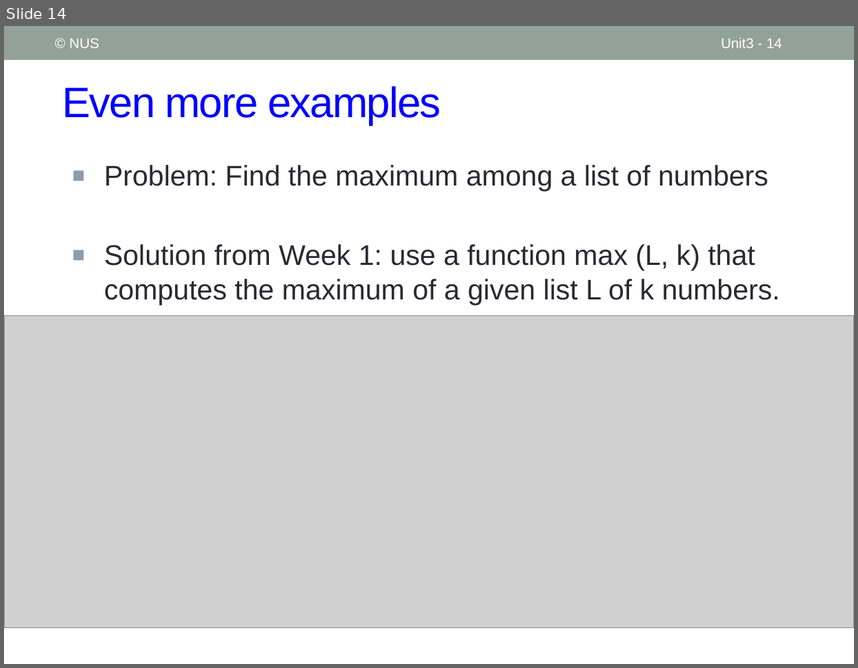
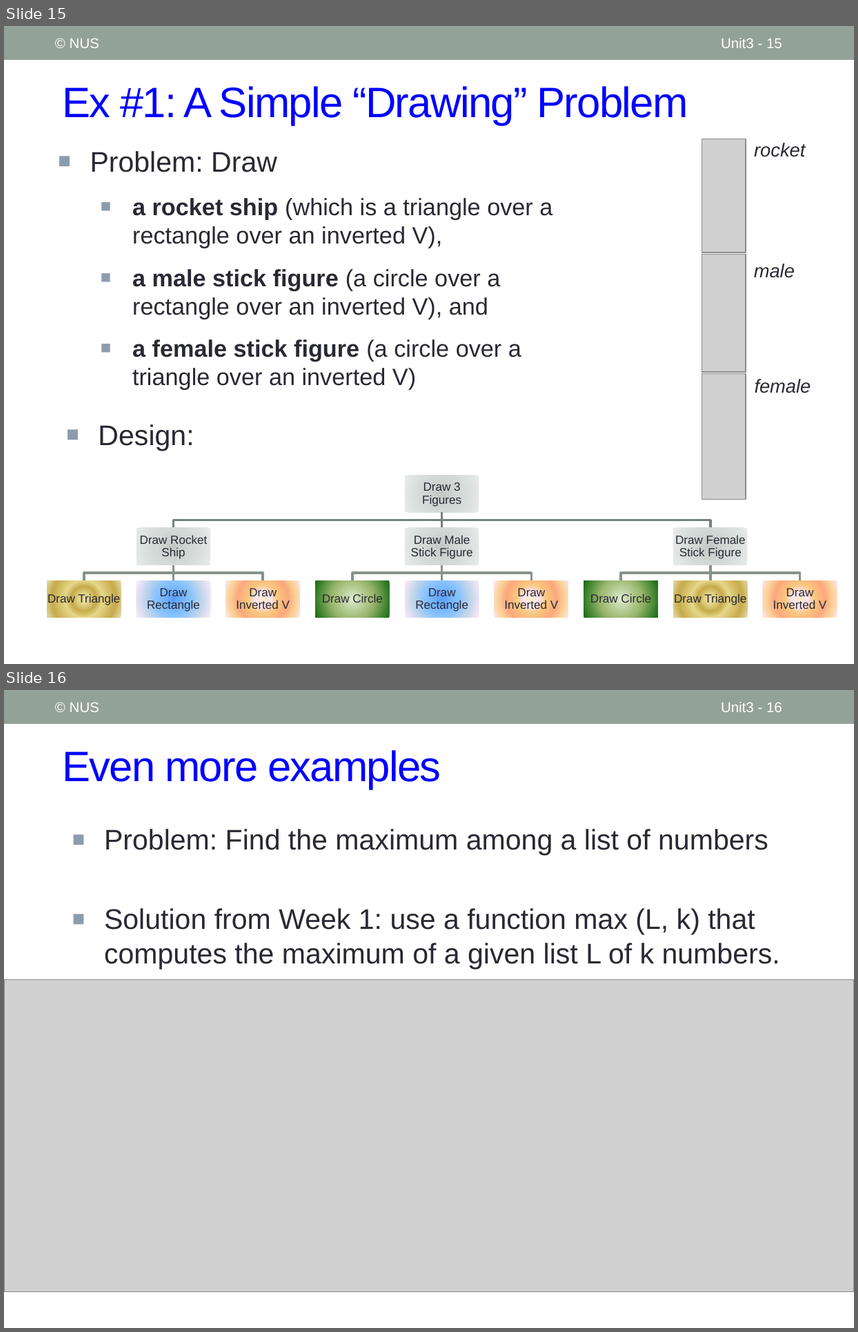
Before and after one commit to nus-cs1010-2021-s2/website, a slide deck: slides/Unit3_Functions.pptx. Shown one above the other, each under a label of ours: slide 14 before the commit, slides 15 and 16 after it. The pictures are 858x668 and 858x1332 pixels, drawn with LibreOffice and Linux fonts; fonts in the diff are those of the drawing; grey boxes stand for pictures. Boxes give left, top, right and bottom in pixels: in the first picture for what was removed or moved away, otherwise in the second. Text is boxed around its words. In the diff, an @@ line names an element or a change of style, - is before the commit and + after.

```diff
--- a/slides/Unit3_Functions.pptx
+++ b/slides/Unit3_Functions.pptx
@@ slide 15 added at box(4, 26, 854, 664), background #FFFFFF; not listed: 1 template element that a slide beside it also shows @@
@@ text added at box(70, 38, 99, 48), 12 pt, text #FFFFFF @@
+© NUS
@@ page number added at box(721, 38, 782, 48), 12 pt, text #FFFFFF @@
+Unit3 - 15
@@ title added at box(62, 86, 688, 125), 36 pt, text #0000FF @@
+Ex #1: A Simple “Drawing” Problem
@@ text added at box(90, 151, 553, 390), 20 pt, text #292934 @@
+■ Problem: Draw
+  ■ a rocket ship (which is a triangle over a rectangle over an inverted V),
+  ■ a male stick figure (a circle over a rectangle over an inverted V), and
+  ■ a female stick figure (a circle over a triangle over an inverted V)
@@ group added at box(702, 139, 811, 499): 3 pictures, 3 texts @@
+rocket
+male
+female
@@ text added at box(98, 424, 194, 450), 24 pt, text #292934 @@
+■ Design:
@@ freeform shape added at box(406, 474, 479, 512), fill gradient #C4CAC6 to #D3DAD6 to #E7EAE8, 10 pt, text #292934 @@
+Draw 3 Figures
@@ group added at box(136, 512, 748, 565): 6 freeform shapes @@
+Draw Rocket Ship
+Draw Male Stick Figure
+Draw Female Stick Figure
@@ group added at box(47, 565, 300, 617): 6 freeform shapes @@
+Draw Triangle
+Draw Rectangle
+Draw Inverted V
@@ group added at box(315, 565, 568, 617): 6 freeform shapes @@
+Draw Circle
+Draw Rectangle
+Draw Inverted V
@@ group added at box(584, 565, 837, 617): 6 freeform shapes @@
+Draw Circle
+Draw Triangle
+Draw Inverted V
@@ what was slide 14 is now slide 16 @@
@@ page number at box(721, 702, 782, 712): text changed @@
-Unit3 - 14
+Unit3 - 16
```
Also in this commit, not shown: 4 slides changed, 2 other slides added, 6 other files.
